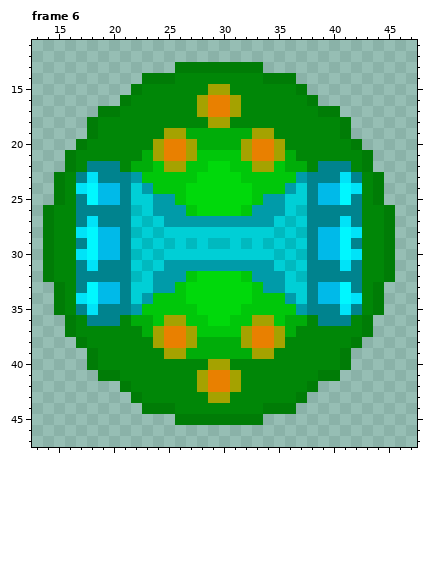
Two states of a pixel-art file, raw assets/ragnarok_capsule.aseprite. The picture above is the old version.
60x60 pixels, 15 frames. Colours within 5 levels of each other are drawn and written as one. Shown: frame 6: x 13..47, y 11..47. The commit also changed other frames, which this record leaves out.
The same view after the edit:
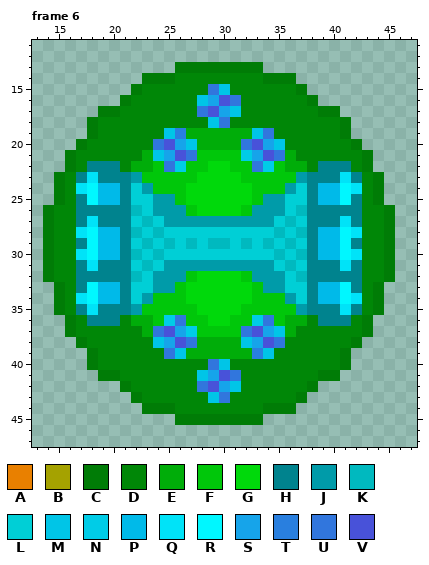
Palette (. is transparent): A #e98000  B #a5a200  C #007c06  D #008707  E #00ad09  F #00c70a  G #00d90b  H #00838e  J #009ba9  K #00b9bf  L #00cfd6  M #00c5e7  N #00cce7  P #00bae9  Q #00e3f8  R #00f7ff  S #16a4ea  T #297fdf  U #3176dd  V #4852d9
The edit:
Frame 6, layer "blasting_caps":
y 15: x 29..30 BB -> UM
y 16: x 28..31 BAAB -> MSVU
y 17: x 28..31 BAAB -> UVSM
y 18: x 29..30 BB -> MU
y 19: x 25..26 BB -> MT; x 33..34 BB -> MU
y 20: x 24..27 BAAB -> UVSM; x 32..35 BAAB -> UVSM
y 21: x 24..27 BAAB -> MSVU; x 32..35 BAAB -> NSVU
y 22: x 25..26 BB -> UN; x 33..34 BB -> UN
y 36: x 25..26 BB -> NU; x 33..34 BB -> NU
y 37: x 24..27 BAAB -> UVSN; x 32..35 BAAB -> UVSM
y 38: x 24..27 BAAB -> MSVU; x 32..35 BAAB -> MSVU
y 39: x 25..26 BB -> UM; x 33..34 BB -> TM
y 40: x 29..30 BB -> UM
y 41: x 28..31 BAAB -> MSVU
y 42: x 28..31 BAAB -> UVSM
y 43: x 29..30 BB -> MU
